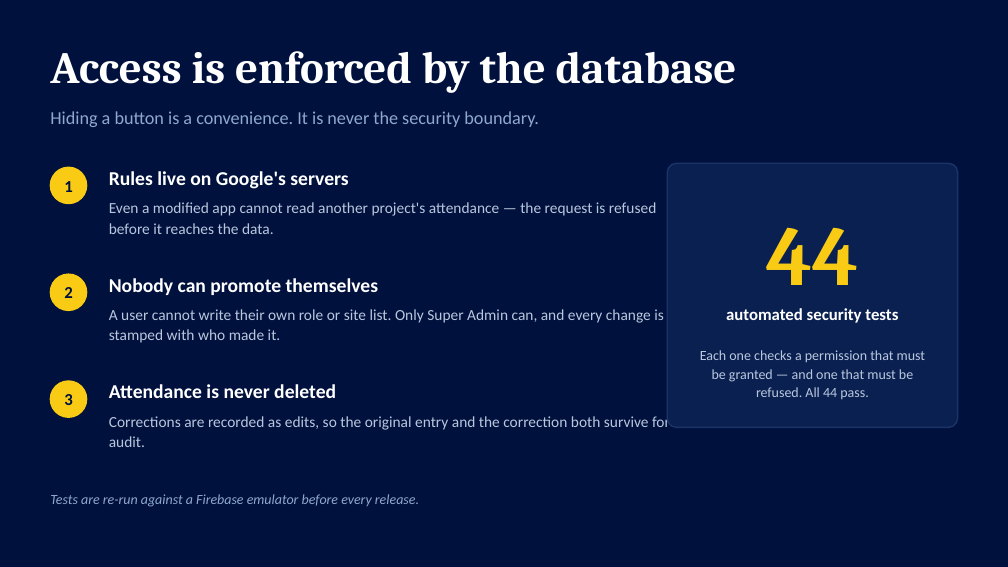
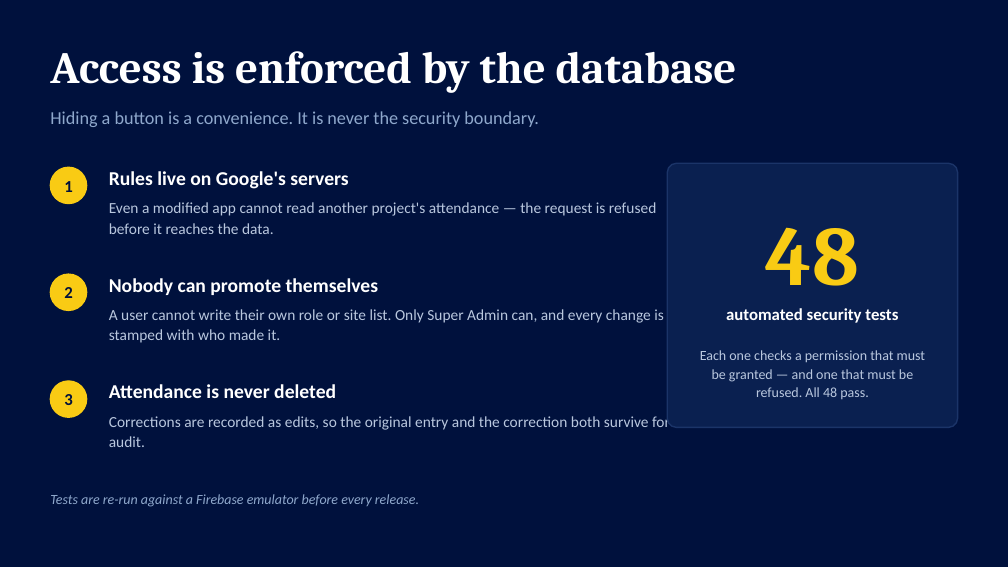
Before and after one commit to ui-sameerkhan/mini-agent-sameer, a slide deck: slide 10 of docs/SitePulse_HR_Presentation.pptx. Drawn at 1008x567 pixels with LibreOffice and Linux fonts; fonts in the diff are those of the drawing. Boxes give left, top, right and bottom in pixels: in the first picture for what was removed or moved away, otherwise in the second. Text is boxed around its words. In the diff, an @@ line names an element or a change of style, - is before the commit and + after.

```diff
--- a/docs/SitePulse_HR_Presentation.pptx
+++ b/docs/SitePulse_HR_Presentation.pptx
@@ text at [766,227,859,286]: text changed @@
-44
+48
@@ text at [700,350,925,399]: text changed @@
-Each one checks a permission that must be granted — and one that must be refused. All 44 pass.
+Each one checks a permission that must be granted — and one that must be refused. All 48 pass.
```
Also in this commit, not shown: 3 other slides changed, 8 other files.
